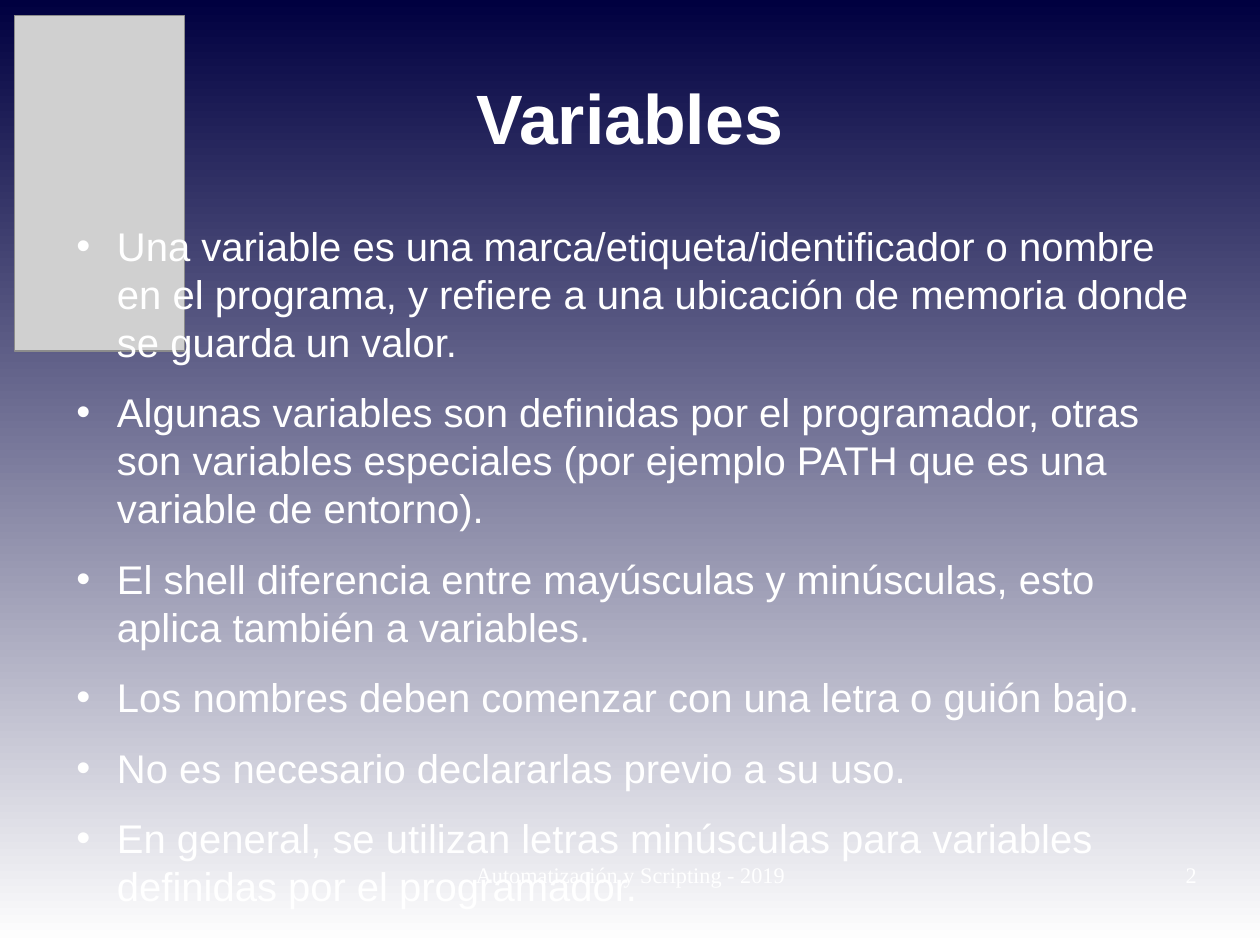
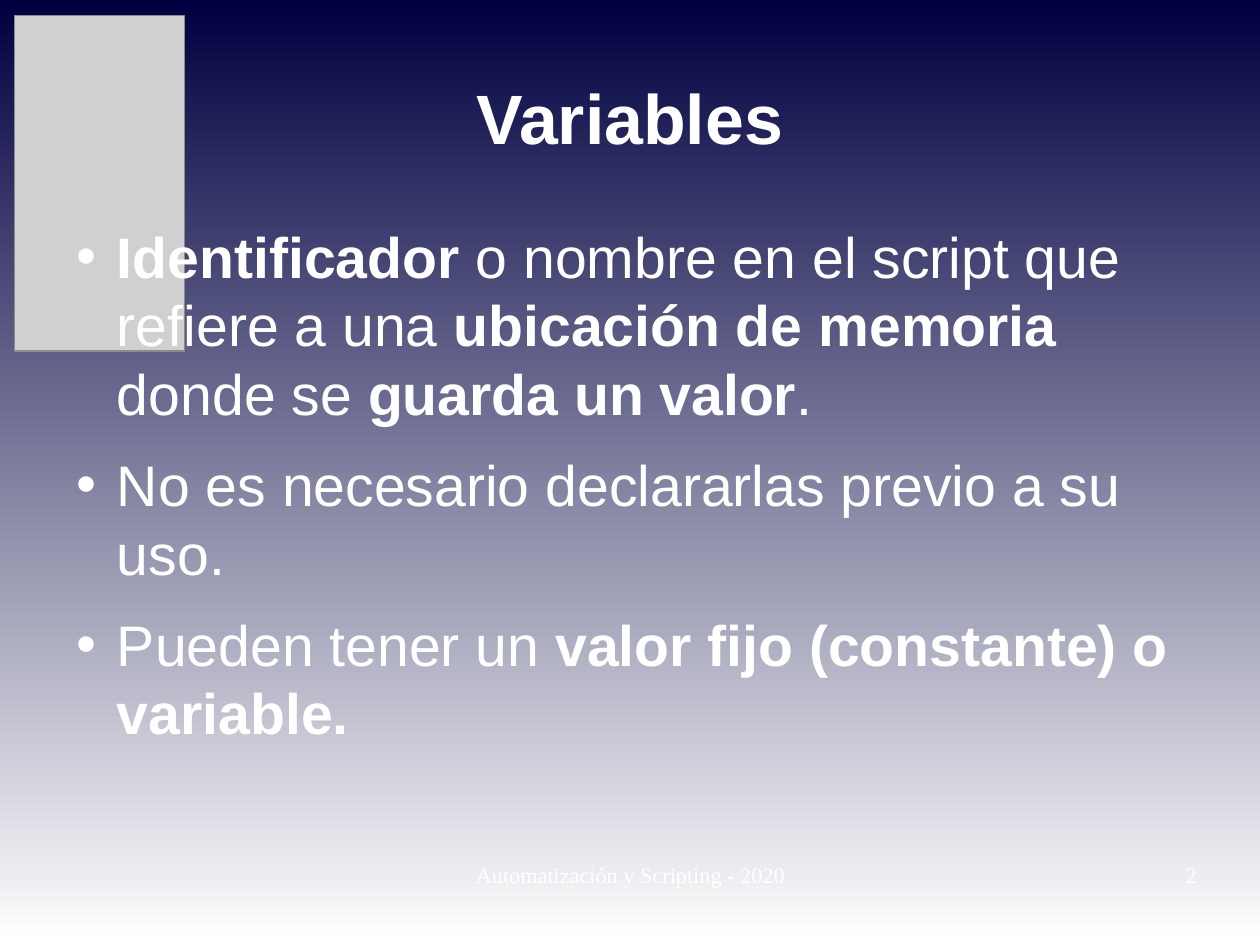
Before and after one commit to niniadcobre/-AutoyScripting, a slide deck: slide 2 of clases/AYS_clase03.odp. Drawn at 1260x945 pixels with LibreOffice and Linux fonts; fonts in the diff are those of the drawing; grey boxes stand for pictures. Boxes give left, top, right and bottom in pixels: in the first picture for what was removed or moved away, otherwise in the second. Text is boxed around its words. In the diff, an @@ line names an element or a change of style, - is before the commit and + after.

```diff
--- a/clases/AYS_clase03.odp
+++ b/clases/AYS_clase03.odp
@@ text at [117,233,1120,426]: text changed; size 25.2 to 36 pt; bold on @@
-• Una variable es una marca/etiqueta/identificador o nombre en el programa, y refiere a una ubicación de memoria donde se guarda un valor.
-• Algunas variables son definidas por el programador, otras son variables especiales (por ejemplo PATH que es una variable de entorno).
-• El shell diferencia entre mayúsculas y minúsculas, esto aplica también a variables.
-• Los nombres deben comenzar con una letra o guión bajo.
+• Identificador o nombre en el script que refiere a una ubicación de memoria donde se guarda un valor.
@@ text at [117,464,1120,576]: size 25.2 to 36 pt in "No es necesario declararlas previo a su ..." @@
@@ text at [117,625,1168,734]: text changed; size 25.2 to 36 pt; bold on @@
-• En general, se utilizan letras minúsculas para variables definidas por el programador.
+• Pueden tener un valor fijo (constante) o variable.
```
Also in this commit, not shown: 10 other slides changed, 1 slide added, 6 other files.
